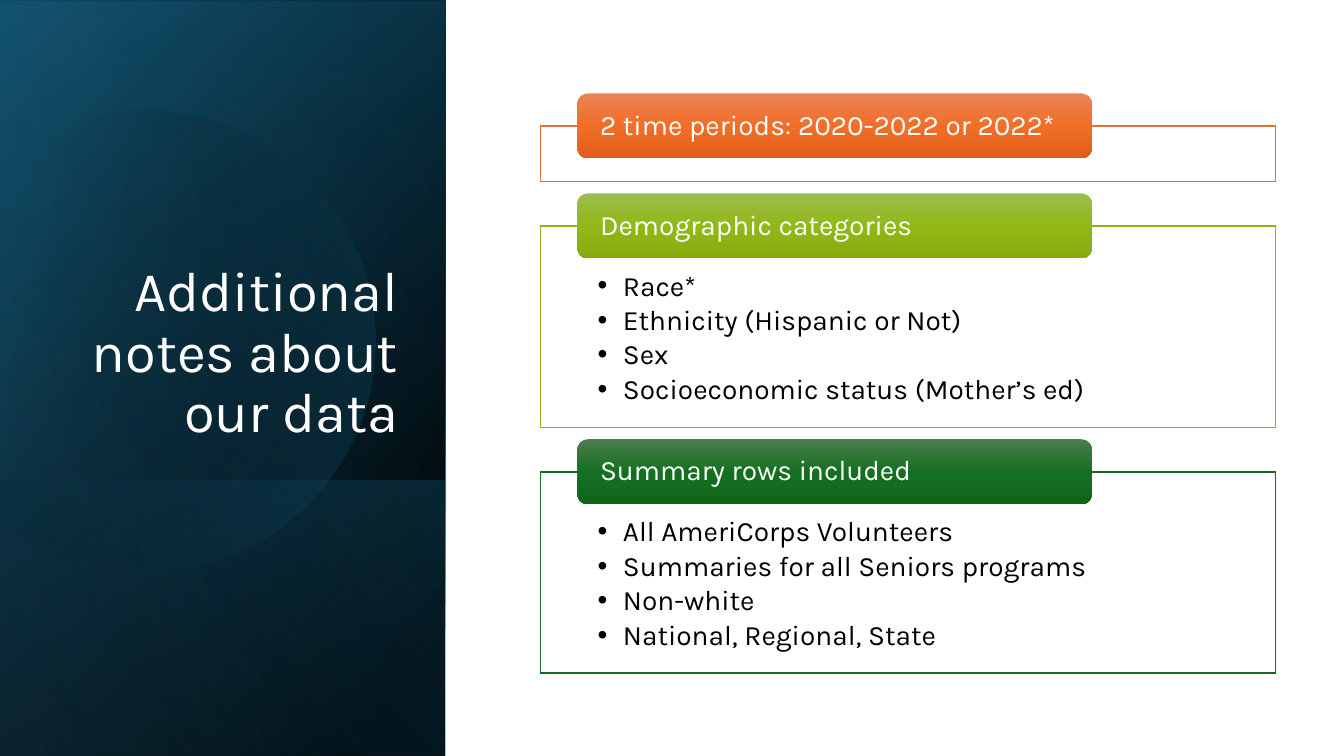
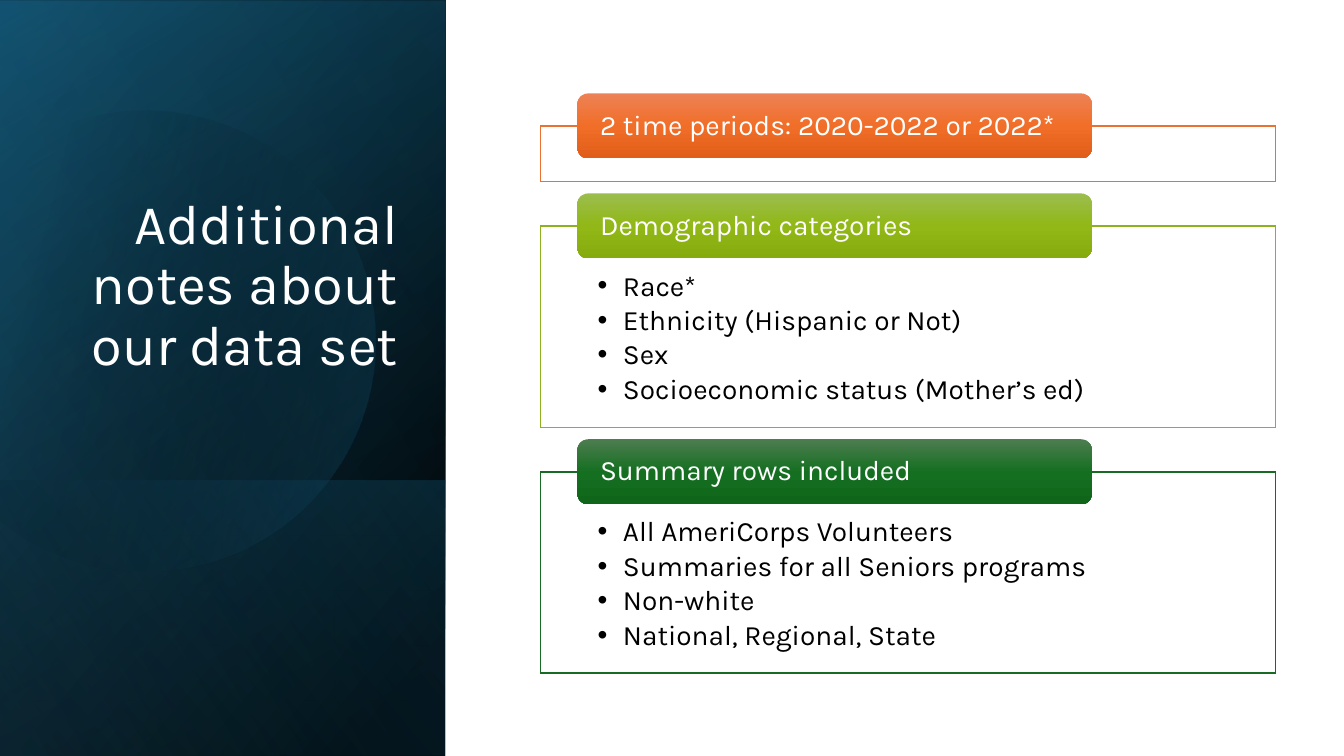
Before and after one commit to Anusha-raju/AmeriCorps-Volunteers, a slide deck: slide 11 of AmeriCorps EDA.pptx. Drawn at 1344x756 pixels with LibreOffice and Linux fonts; fonts in the diff are those of the drawing. Boxes give left, top, right and bottom in pixels: in the first picture for what was removed or moved away, otherwise in the second. Text is boxed around its words. In the diff, an @@ line names an element or a change of style, - is before the commit and + after.

Commit message:
updates
final pptx
R w anova

```diff
--- a/AmeriCorps EDA.pptx
+++ b/AmeriCorps EDA.pptx
@@ title at (92,205,398,366): text changed @@
-Additional notes about our data
+Additional notes about our data set
```
Also in this commit, not shown: 2 other files.
